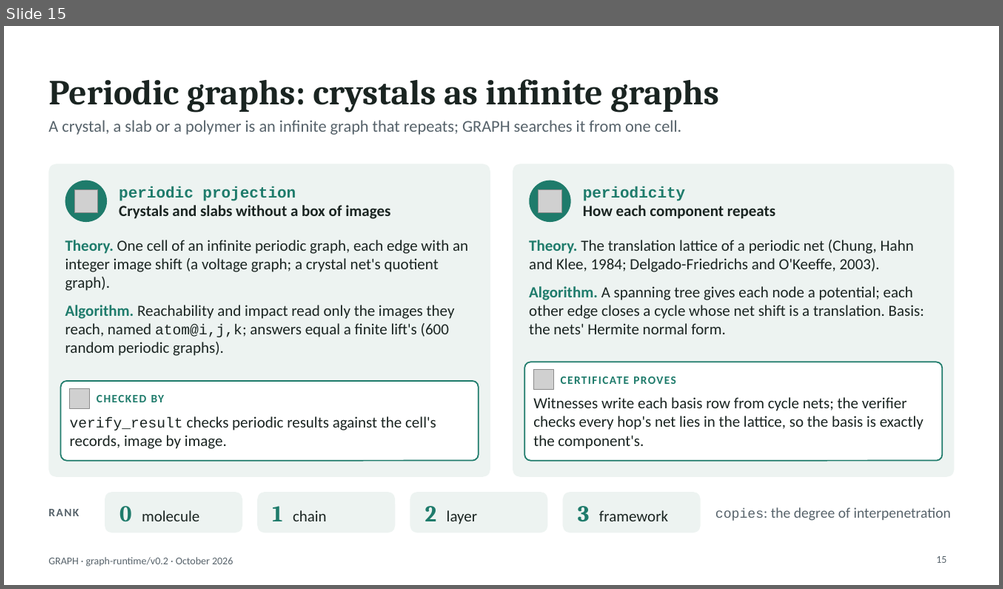
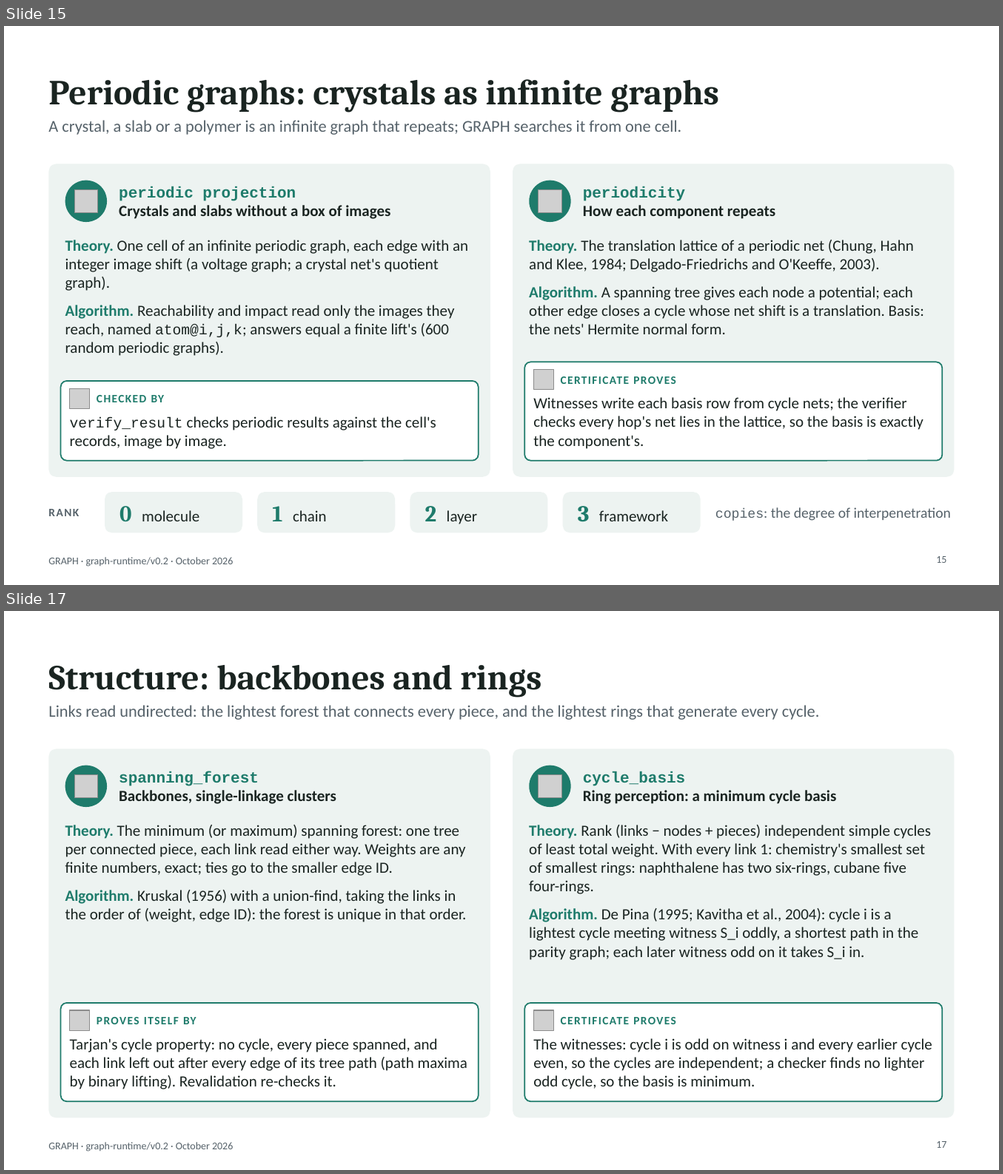
Before and after one commit to hlxin/graph, a slide deck: docs/GRAPH_slides.pptx. Shown one above the other, each under a label of ours: slide 15 before the commit, slides 15 and 17 after it; the slides between them are not shown. The pictures are 1003x589 and 1003x1174 pixels, drawn with LibreOffice and Linux fonts; fonts in the diff are those of the drawing; grey boxes stand for pictures. Boxes give left, top, right and bottom in pixels: in the first picture for what was removed or moved away, otherwise in the second. Text is boxed around its words. In the diff, an @@ line names an element or a change of style, - is before the commit and + after.

```diff
--- a/docs/GRAPH_slides.pptx
+++ b/docs/GRAPH_slides.pptx
@@ slide 17 added at bbox=[4, 611, 999, 1170], background #FFFFFF; not listed: 1 template element that a slide beside it also shows @@
@@ title added at bbox=[48, 665, 541, 697], 34 pt, text #1A2421, bold @@
+Structure: backbones and rings
@@ text added at bbox=[48, 705, 819, 720], 16 pt, text #56626A @@
+Links read undirected: the lightest forest that connects every piece, and the lightest rings that generate every cycle.
@@ rounded rectangle added at bbox=[48, 749, 490, 1119], fill #EDF3F1 @@
@@ ellipse added at bbox=[65, 766, 107, 807], fill #1E7B6B @@
@@ rounded rectangle added at bbox=[513, 749, 955, 1119], fill #EDF3F1 @@
@@ ellipse added at bbox=[529, 766, 571, 807], fill #1E7B6B @@
@@ picture added at bbox=[74, 775, 97, 797] @@
@@ text added at bbox=[119, 772, 336, 804], 15 pt, text #1A2421, bold @@
+spanning_forest
+Backbones, single-linkage clusters
@@ picture added at bbox=[538, 775, 561, 797] @@
@@ text added at bbox=[583, 772, 836, 804], 15 pt, text #1A2421, bold @@
+cycle_basis
+Ring perception: a minimum cycle basis
@@ text added at bbox=[65, 825, 466, 923], 15 pt, text #1A2421 @@
+Theory. The minimum (or maximum) spanning forest: one tree per connected piece, each link read either way. Weights are any finite numbers, exact; ties go to the smaller edge ID.
+Algorithm. Kruskal (1956) with a union-find, taking the links in the order of (weight, edge ID): the forest is unique in that order.
@@ text added at bbox=[529, 825, 930, 960], 15 pt, text #1A2421 @@
+Theory. Rank (links − nodes + pieces) independent simple cycles of least total weight. With every link 1: chemistry's smallest set of smallest rings: naphthalene has two six-rings, cubane five four-rings.
+Algorithm. De Pina (1995; Kavitha et al., 2004): cycle i is a lightest cycle meeting witness S_i oddly, a shortest path in the parity graph; each later witness odd on it takes S_i in.
@@ rounded rectangle added at bbox=[61, 1003, 478, 1102], fill #FFFFFF, outline #1E7B6B 1.25 pt @@
@@ rounded rectangle added at bbox=[525, 1003, 942, 1102], fill #FFFFFF, outline #1E7B6B 1.25 pt @@
@@ picture added at bbox=[70, 1011, 90, 1031] @@
@@ text added at bbox=[96, 1017, 196, 1025], 11 pt, text #1E7B6B, bold @@
+PROVES ITSELF BY
@@ picture added at bbox=[534, 1011, 554, 1031] @@
@@ text added at bbox=[560, 1017, 676, 1025], 11 pt, text #1E7B6B, bold @@
+CERTIFICATE PROVES
@@ text added at bbox=[70, 1039, 467, 1090], 15 pt, text #1A2421 @@
+Tarjan's cycle property: no cycle, every piece spanned, and each link left out after every edge of its tree path (path maxima by binary lifting). Revalidation re-checks it.
@@ text added at bbox=[533, 1039, 932, 1090], 15 pt, text #1A2421 @@
+The witnesses: cycle i is odd on witness i and every earlier cycle even, so the cycles are independent; a checker finds no lighter odd cycle, so the basis is minimum.
@@ page number added at bbox=[936, 1142, 946, 1148], 10 pt, text #56626A @@
+17
```
Also in this commit, not shown: 11 slides changed, 3 other files.
